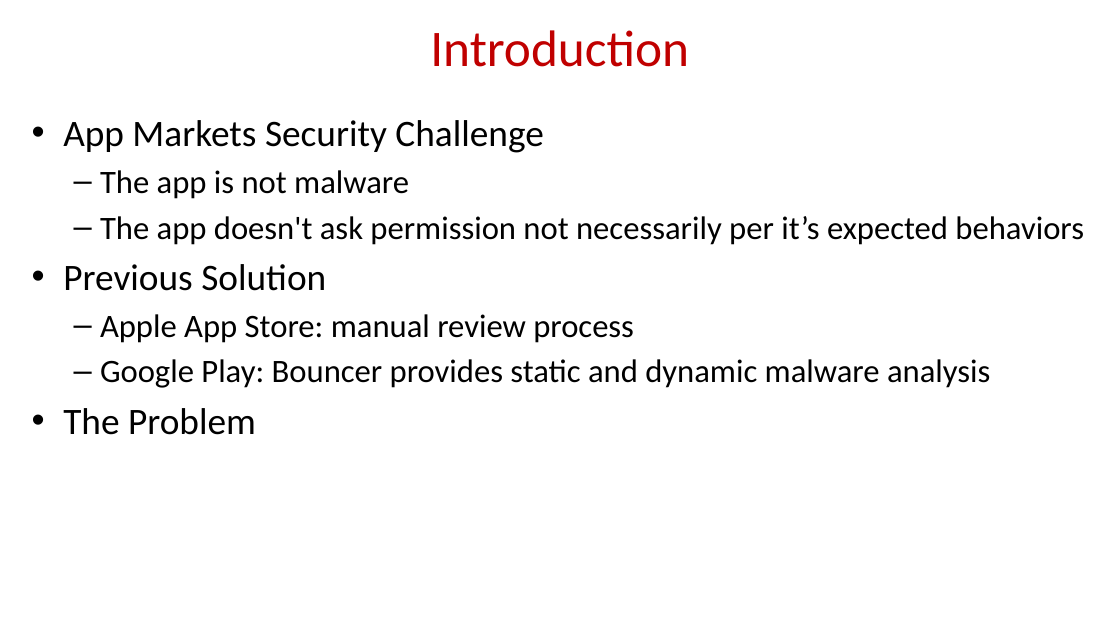
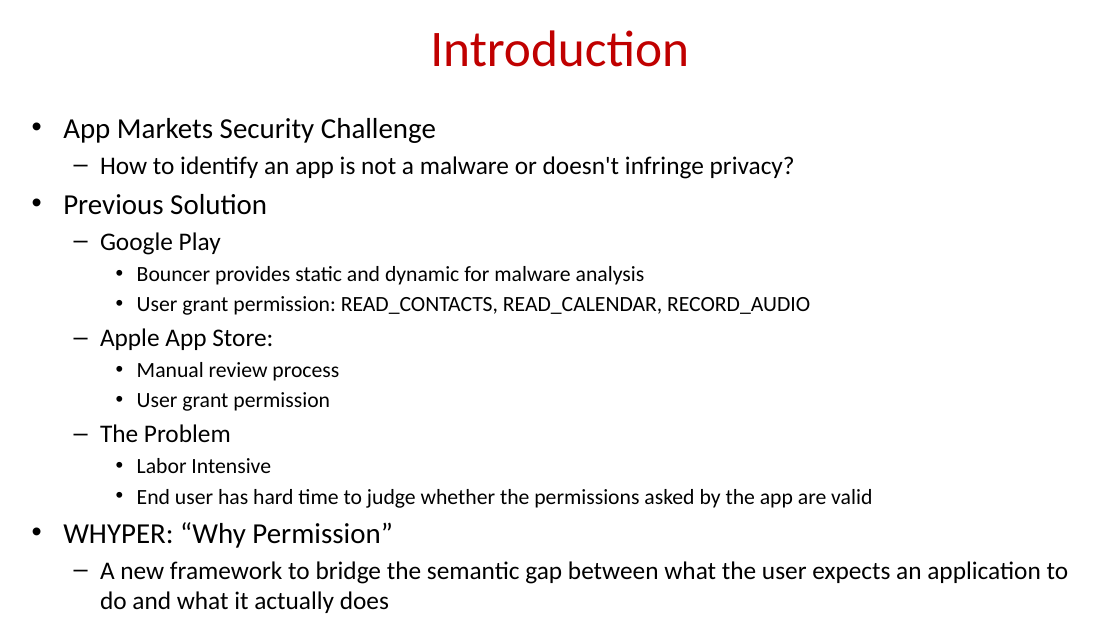
Before and after one commit to geesimon/cs598_dm_cap, a slide deck: slide 2 of papers/cs598dm-presentation-WHYPER Towards Automating Risk Assessment of Mobile Applications.pdf.pptx. Drawn at 1120x630 pixels with LibreOffice and Linux fonts; fonts in the diff are those of the drawing; background and template pictures are left out. Boxes give left, top, right and bottom in pixels: in the first picture for what was removed or moved away, otherwise in the second. Text is boxed around its words. In the diff, an @@ line names an element or a change of style, - is before the commit and + after.

Commit message:
Done ppt

```diff
--- a/papers/cs598dm-presentation-WHYPER Towards Automating Risk Assessment of Mobile Applications.pdf.pptx
+++ b/papers/cs598dm-presentation-WHYPER Towards Automating Risk Assessment of Mobile Applications.pdf.pptx
@@ text at <box>63,118,436,442</box>: size 32 to 24.8 pt in "App Markets Security Challenge", "Previous Solution"; size 32 to 21.7 pt in "The Problem"; less space between paragraphs; bullet • to –; list level 1 to 2 in "The Problem" @@
@@ text at <box>100,156,795,179</box>: text changed; size 28 to 21.7 pt @@
-  – The app is not malware
-  – The app doesn't ask permission not necessarily per it’s expected behaviors
+  – How to identify an app is not a malware or doesn't infringe privacy?
@@ text at <box>100,232,810,411</box>: text changed; size 28 to 18.6 pt @@
-  – Apple App Store: manual review process
-  – Google Play: Bouncer provides static and dynamic malware analysis
+  – Google Play
+    • Bouncer provides static and dynamic for malware analysis
+    • User grant permission: READ_CONTACTS, READ_CALENDAR, RECORD_AUDIO
+  – Apple App Store:
+    • Manual review process
+    • User grant permission
@@ text at <box>63,458,1069,613</box>: paragraphs added @@
+    • Labor Intensive
+    • End user has hard time to judge whether the permissions asked by the app are valid
+• WHYPER: “Why Permission”
+  – A new framework to bridge the semantic gap between what the user expects an application to do and what it actually does
```
Also in this commit, not shown: 4 other slides changed, 21 slides added, 7 slides removed.
